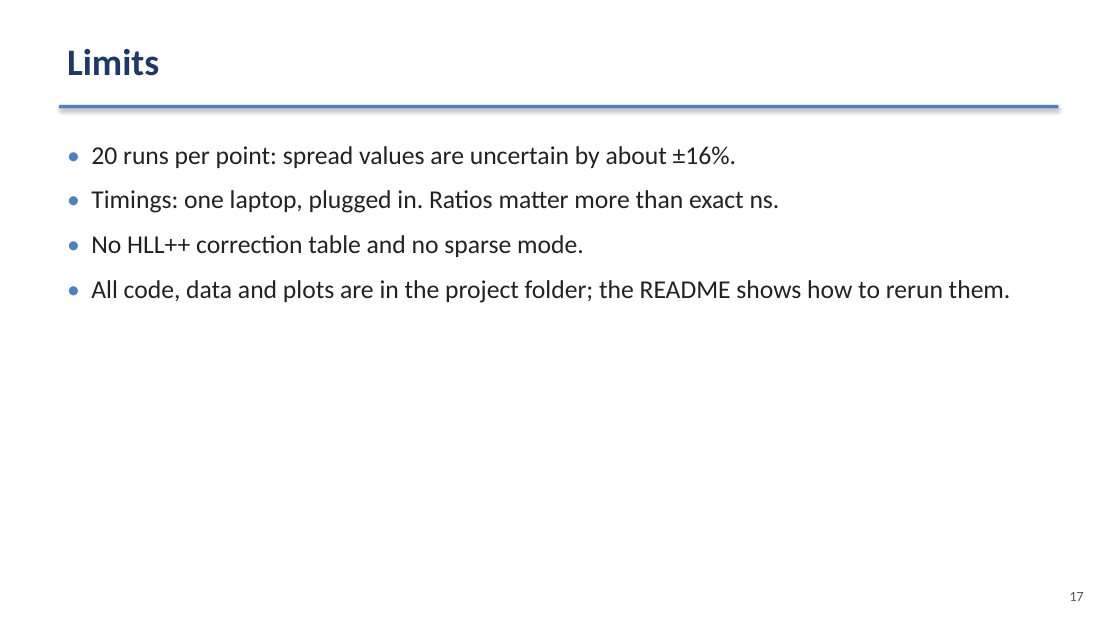
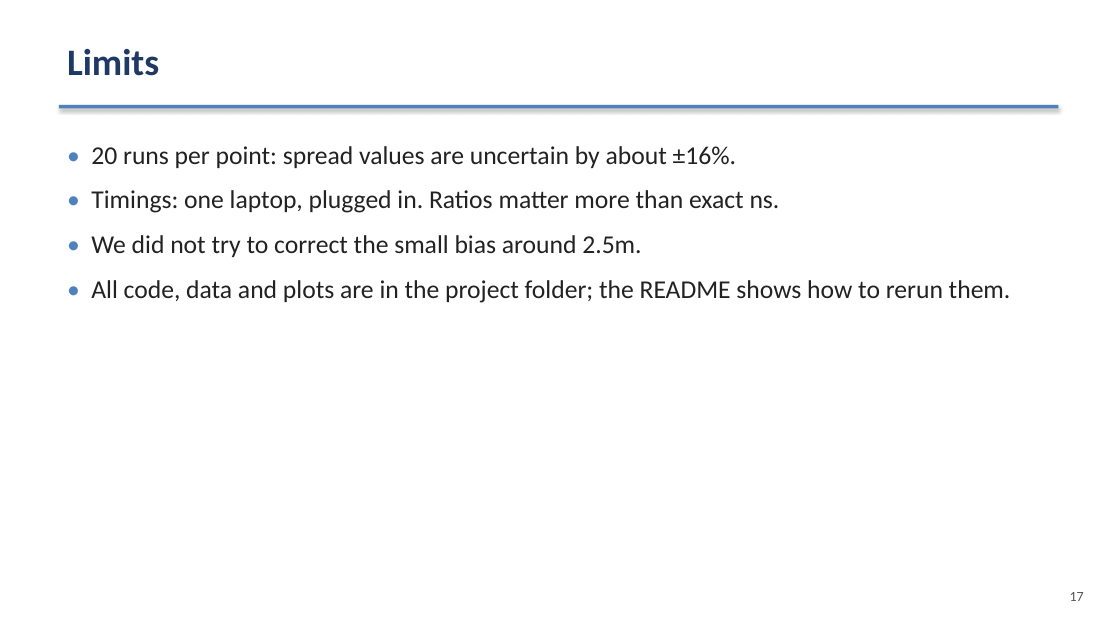
Before and after one commit to nkokhre/HyperLogLog-Research-Project, a slide deck: slide 17 of slides.pptx. Drawn at 1120x630 pixels with LibreOffice and Linux fonts; fonts in the diff are those of the drawing. Boxes give left, top, right and bottom in pixels: in the first picture for what was removed or moved away, otherwise in the second. Text is boxed around its words. In the diff, an @@ line names an element or a change of style, - is before the commit and + after.

```diff
--- a/slides.pptx
+++ b/slides.pptx
@@ text at bbox=[91, 235, 641, 257]: text changed @@
-• No HLL++ correction table and no sparse mode.
+• We did not try to correct the small bias around 2.5m.
```
Also in this commit, not shown: 3 other slides changed, 39 other files.
